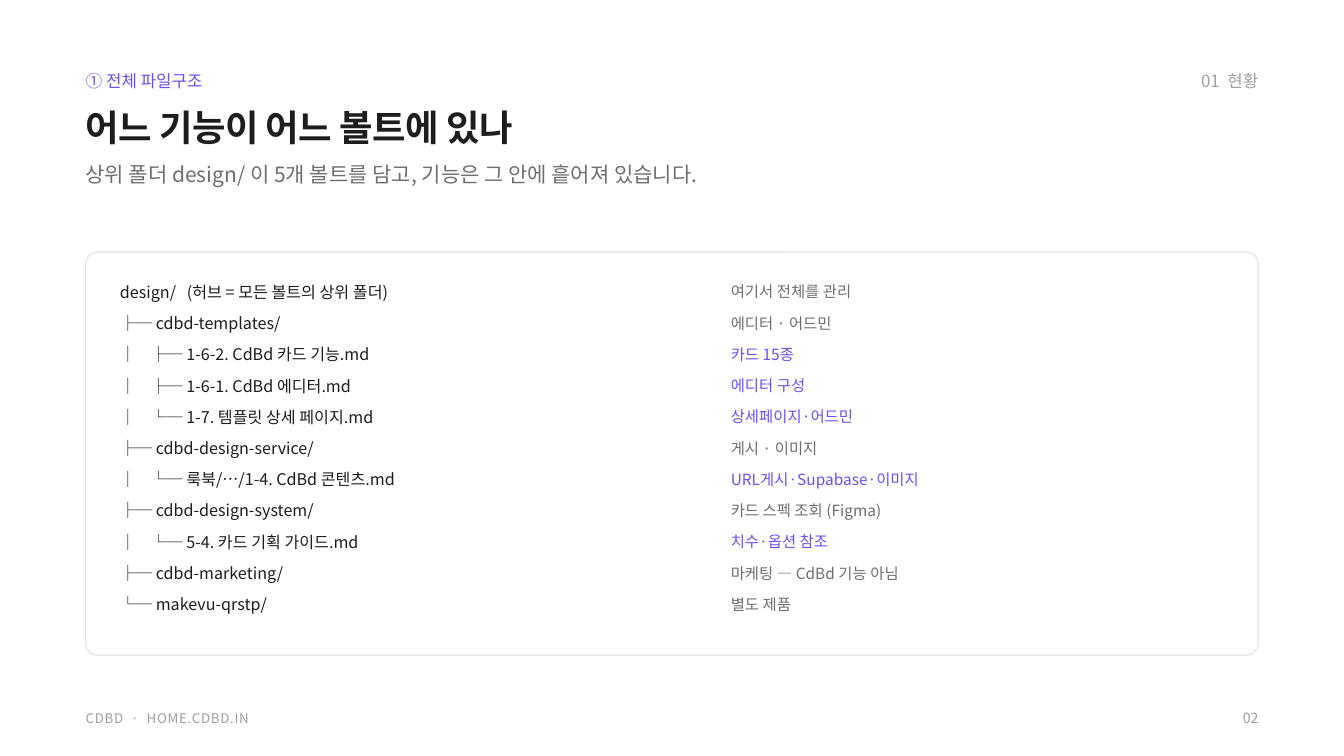
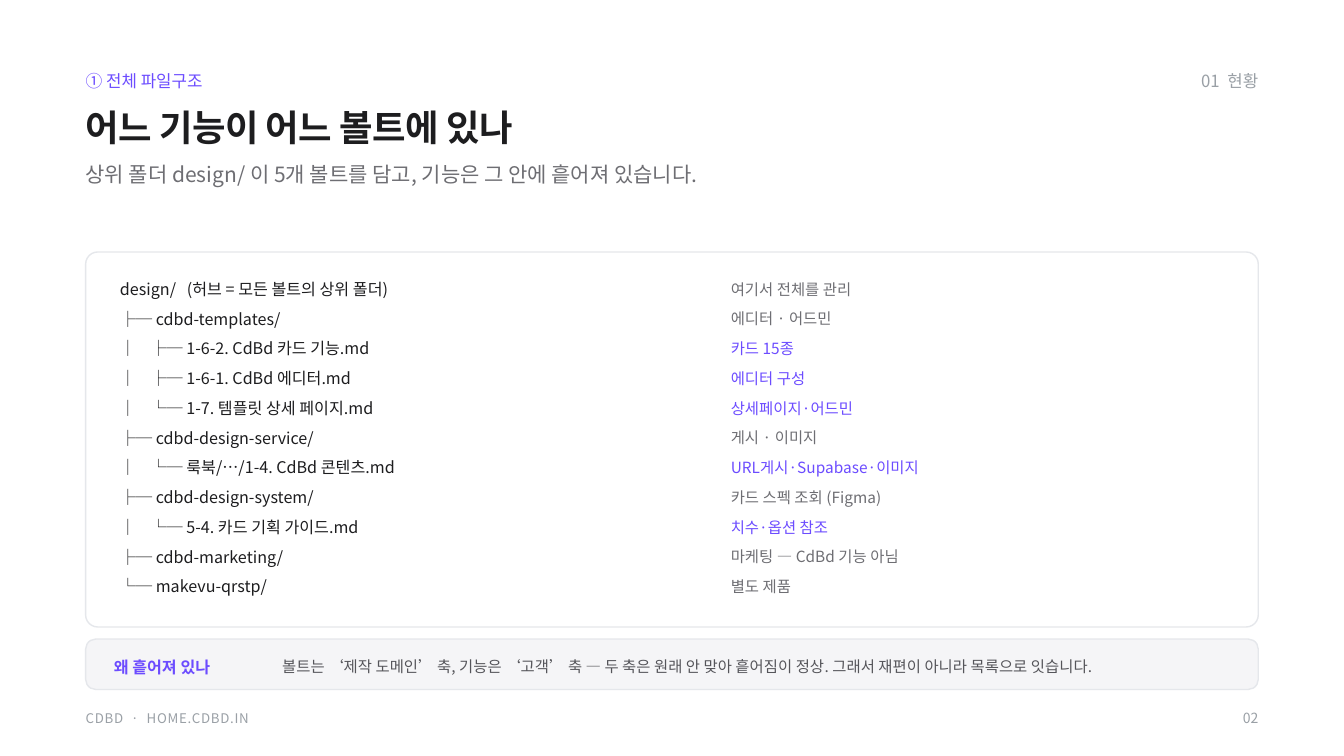
Before and after one commit to CdBd-in/design, a slide deck: slide 3 of CdBd 기능 문서 구조 설계.pptx. Drawn at 1344x756 pixels with LibreOffice and Linux fonts; fonts in the diff are those of the drawing. Boxes give left, top, right and bottom in pixels: in the first picture for what was removed or moved away, otherwise in the second. Text is boxed around its words. In the diff, an @@ line names an element or a change of style, - is before the commit and + after.

```diff
--- a/CdBd 기능 문서 구조 설계.pptx
+++ b/CdBd 기능 문서 구조 설계.pptx
@@ rounded rectangle: place and size @@
-rounded rectangle at [86,252,1258,655]
+rounded rectangle at [86,252,1258,627]
@@ rounded rectangle at [86,252,1258,627]: proportions changed @@
@@ 6 texts: place and size @@
-6 texts at [156,316,832,394]
+6 texts at [156,311,832,386]
@@ 8 texts: place and size @@
-8 texts at [156,409,919,520]
+8 texts at [156,400,919,507]
@@ 6 texts: place and size @@
-6 texts at [156,534,898,614]
+6 texts at [156,519,898,596]
@@ rounded rectangle added at [86,639,1258,690], fill #F5F5F7, outline #E5E7EB 1 pt @@
@@ text added at [114,659,211,675], 11.5 pt, text #6C4CFF, bold @@
+왜 흩어져 있나
@@ text added at [282,659,1092,675], 11 pt, text #55555A @@
+볼트는 ‘제작 도메인’ 축, 기능은 ‘고객’ 축 — 두 축은 원래 안 맞아 흩어짐이 정상. 그래서 재편이 아니라 목록으로 잇습니다.
```
Also in this commit, not shown: 8 other slides changed, 2 slides added, 1 slide removed.
